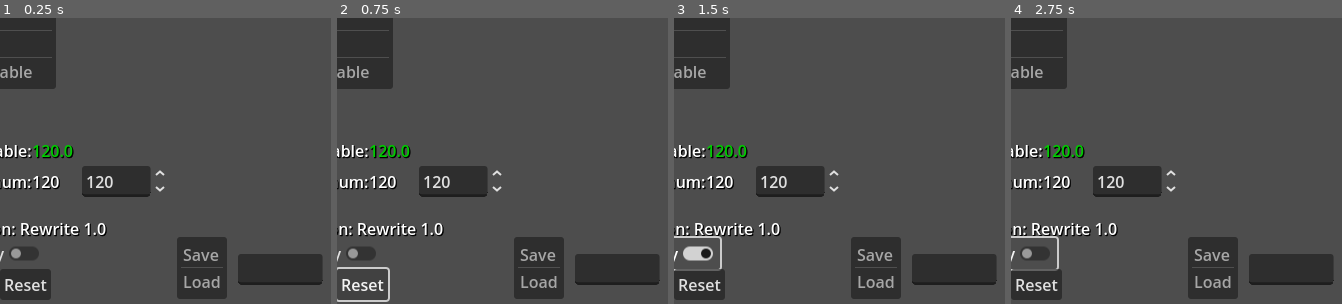
Above: before the commit, frames 1-4 (left to right).
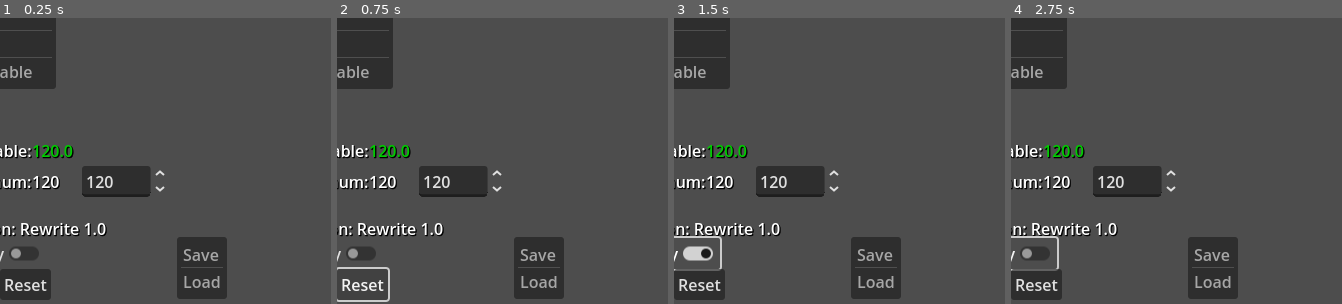
Above: after the commit, the same moments.

Repository: Lightiron2/SeedCosts-for-Elin
Game: Godot game, scene res://Project/FertCalc.tscn
Same seed, same stepped clock (60 frames per second), same inputs: the game is played once before the commit and once after it.
Inputs:
- Up to frame 1 (0.25 s): no input
- Up to frame 2 (0.75 s): click "Reset" at 0.5 s
- Up to frame 3 (1.5 s): click "Safety" at 1.25 s
- Up to frame 4 (2.75 s): click "Safety" at 2 s
The pictures show only the part of the screen within x 8-58%, y 50-100%; the shares and areas given below are measured in that part.

The runs differ from the first frame. In frame 1, 2.7% of the frame differs, in the area x 71-98%, y 82-94%; in frame 2, 2.7%; in frame 3, 2.7%; in frame 4, 2.7%.

Commit message:
bug fix, additions.

Diff:
--- a/Project/FertCalc.gd
+++ b/Project/FertCalc.gd
@@ -12,11 +12,13 @@
 @export var versionLabel: Label
 
 const Fiber: Dictionary = {"Cotton" = 2.0}
-const Flowers: Dictionary = {"Normal" = 1.0,"Blue" = 1.0,"White" = 1.0,"Yellow" = 1.0}
+const Flowers: Dictionary = {"Normal Flower" = 1.0,"Blue Flower" = 1.0,"White Flower" = 1.0,
+"Yellow Flower" = 1.0}
 const Fruit: Dictionary = {"Apple" = 3.0,"Banana" = 2.0,"Berry" = 1.0,"Cactus" = 3.0,"Grape" = 5.0,
 "Orange" = 3.0,"Palulu" = 2.0,"Pear" = 3.0,"Rainbow" = 8.0}
 const Grass: Dictionary = {"Weed" = 1.0,"Cattail" = 1.0}
-const Herb: Dictionary = {"Blue" = 2.0, "Green" = 2.0,"Purple" = 2.0,"Red" = 2.0,"Tobacc" = 6.0}
+const Herb: Dictionary = {"Blue Herb" = 2.0, "Green Herb" = 2.0,"Purple Herb" = 2.0,"Red Herb" = 2.0,
+"Tobacc" = 6.0}
 const Mushroom: Dictionary = {"Mushroom" = 2.0}
 const Nuts: Dictionary = {"Api" = 2.0,"Coffee" = 4.0,"Crim" = 2.0}
 const Ornamental: Dictionary = {"Rafflesia" = 0.0,"Fern" = 0.0}
@@ -39,12 +41,12 @@
 
 var resetAble:bool = false
 
-const seedNameArray: Array[String] = ["Cotton", "Normal", "Blue", "White", "Yellow", "Apple", "Banana",
- "Berry", "Cactus", "Grape", "Orange", "Palulu", "Pear", "Rainbow", "Weed", "Cattail", "Green", "Purple",
- "Red", "Tobacc", "Mushroom", "Api", "Coffee", "Crim", "Rafflesia", "Fern", "Pasture", "Silver",
- "Rice", "Wheat", "Birch", "Cedar", "Cherry", "Christmas", "Coral", "Feywood", "Fir", "Mushroom Tree",
- "Mahogany", "Oak", "Pine", "Rosewood","Bamboo","Cabbage","Cabocchi","Carrot","Corn","Imo","Radish",
- "SeaweedDeep","Tomato"]
+const seedNameArray: Array[String] = ["Cotton", "Normal Flower", "Blue Flower", "White Flower",
+ "Yellow Flower", "Apple", "Banana", "Berry", "Cactus", "Grape", "Orange", "Palulu", "Pear", "Rainbow",
+ "Weed", "Cattail","Blue Herb","Green Herb", "Purple Herb","Red Herb", "Tobacc", "Mushroom", "Api",
+ "Coffee", "Crim", "Rafflesia", "Fern", "Pasture", "Silver","Rice", "Wheat", "Birch", "Cedar", "Cherry",
+"Christmas", "Coral", "Feywood", "Fir", "Mushroom Tree","Mahogany", "Oak", "Pine","Rosewood","Bamboo",
+"Cabbage","Cabocchi","Carrot","Corn","Imo","Radish","SeaweedDeep","Tomato"]
 
 const typeNameArray: Array[String] = ["Fiber","Flowers","Fruit","Grass","Herb","Mushroom","Nuts","Ornamental",
 	"Pasture","Straw","Trees","Vegetable",]
@@ -93,6 +95,7 @@
 var slPopup: Label = null
 
 func _ready() -> void:
+	closeLoadWin()
 	typeMenu.clear()
 	for key in typeNameArray:
 		typeMenu.add_item(key,null,true)
@@ -102,6 +105,7 @@
 
 
 func _on_type_menu_item_selected(index: int) -> void:
+	closeLoadWin()
 	menuTypeName = typeNameArray[index]
 	deselectAll()
 	typeId = index
@@ -113,6 +117,7 @@
 	removeOldInputBox()
 
 func _on_seed_menu_item_selected(index: int) -> void:
+	closeLoadWin()
 	seedAmountList.deselect_all()
 	editingValue = false
 	amount = 0.0
@@ -132,6 +137,7 @@
 	createInputBox(amount)
 
 func _on_current_seeds_item_selected(index: int) -> void:
+	closeLoadWin()
 	seedAmountList.deselect_all()
 	seedsMenu.deselect_all()
 	removeOldInputBox()
@@ -145,6 +151,7 @@
 	swapping = true
 
 func _on_seed_ammount_item_selected(index: int) -> void:
+	closeLoadWin()
 	seedsMenu.deselect_all()
 	seedNameList.deselect_all()
 	removeOldInputBox()
@@ -360,6 +367,7 @@
 		resetAble = false
 		resetSafetyButton.button_pressed = false
 		resetButton.release_focus()
+		closeLoadWin()
 		return
 
 func _on_reset_safety_toggled(toggled_on: bool) -> void:
@@ -407,21 +415,35 @@
 	var tempAmountId: int = 2
 	var iterations: int = tas / 3
 	var currentIteration: int = 0
+	var tNAS = typeNameArray.size() - 1
+	var sNAS = seedNameArray.size() - 1
 	#typeint, seedint, amountint, 0,1,2, += 3
+	var typeExist: bool = false
+	var seedExist: bool = false
 	while currentIteration < iterations:
-		var tempType: String = typeNameArray[int(vit[tempTypeId])]
-		var tempSeed: String = seedNameArray[int(vit[tempNameId])]
+		var saveTypeInt = int(vit[tempTypeId])
+		var saveNameInt = int(vit[tempNameId])
 		var tempAmount: float = vit[tempAmountId]
-		if staticTestDic.has(tempType):
-			if staticTestDic[tempType].has(tempSeed):
-				addToDicAndArray(tempType,tempSeed,tempAmount)
+		var tempType: String
+		var tempSeed: String
+		if saveTypeInt <= tNAS:
+			tempType = typeNameArray[saveTypeInt]
+			typeExist = true
+		if saveNameInt <=sNAS:
+			tempSeed = seedNameArray[saveNameInt]
+			seedExist = true
+		if typeExist && seedExist:
+			if staticTestDic.has(tempType):
+				if staticTestDic[tempType].has(tempSeed):
+					addToDicAndArray(tempType,tempSeed,tempAmount)
 		tempTypeId += 3
 		tempNameId += 3
 		tempAmountId += 3
+		typeExist = false
+		seedExist = false
 		currentIteration += 1
 	calculateCost()
-	loadLine.clear()
-	loadLine.hide()
+	closeLoadWin()
 	slPopupFunc("Loaded", 1.5)
 
 func saveStats():
@@ -457,6 +479,7 @@
 	removeOldInputBox()
 	var tempString: String = saveLoadList.get_item_text(index)
 	if tempString == "Save":
+		closeLoadWin()
 		if currentSeeds:
 			saveStats()
 		saveLoadList.deselect_all()
@@ -491,3 +514,8 @@
 func _on_sl_popup_timer_timeout() -> void:
 	if slPopup:
 		slPopup.queue_free()
+
+func closeLoadWin():
+	if loadLine.visible == true:
+		loadLine.clear()
+		loadLine.hide()
--- a/Project/FertCalc.tscn
+++ b/Project/FertCalc.tscn
@@ -154,6 +154,7 @@
 text = "Seed Types       Seeds                                                                   Current Seeds        Amounts"
 
 [node name="LoadLine" type="LineEdit" parent="Control"]
+visible = false
 layout_mode = 0
 offset_left = -48.0
 offset_top = 258.0
@@ -161,6 +162,15 @@
 offset_bottom = 289.0
 emoji_menu_enabled = false
 clear_button_enabled = true
+
+[node name="Label" type="Label" parent="Control/LoadLine"]
+layout_mode = 0
+offset_left = 89.0
+offset_top = 4.0
+offset_right = 209.0
+offset_bottom = 27.0
+theme_override_colors/font_shadow_color = Color(0, 0, 0, 1)
+text = "Use Entry key to submit save info."
 
 [node name="SaveLoadList" type="ItemList" parent="Control"]
 layout_mode = 0
Not shown, changed: html_export/FertCalc.html
Not shown, changed: html_export/FertCalc.pck
